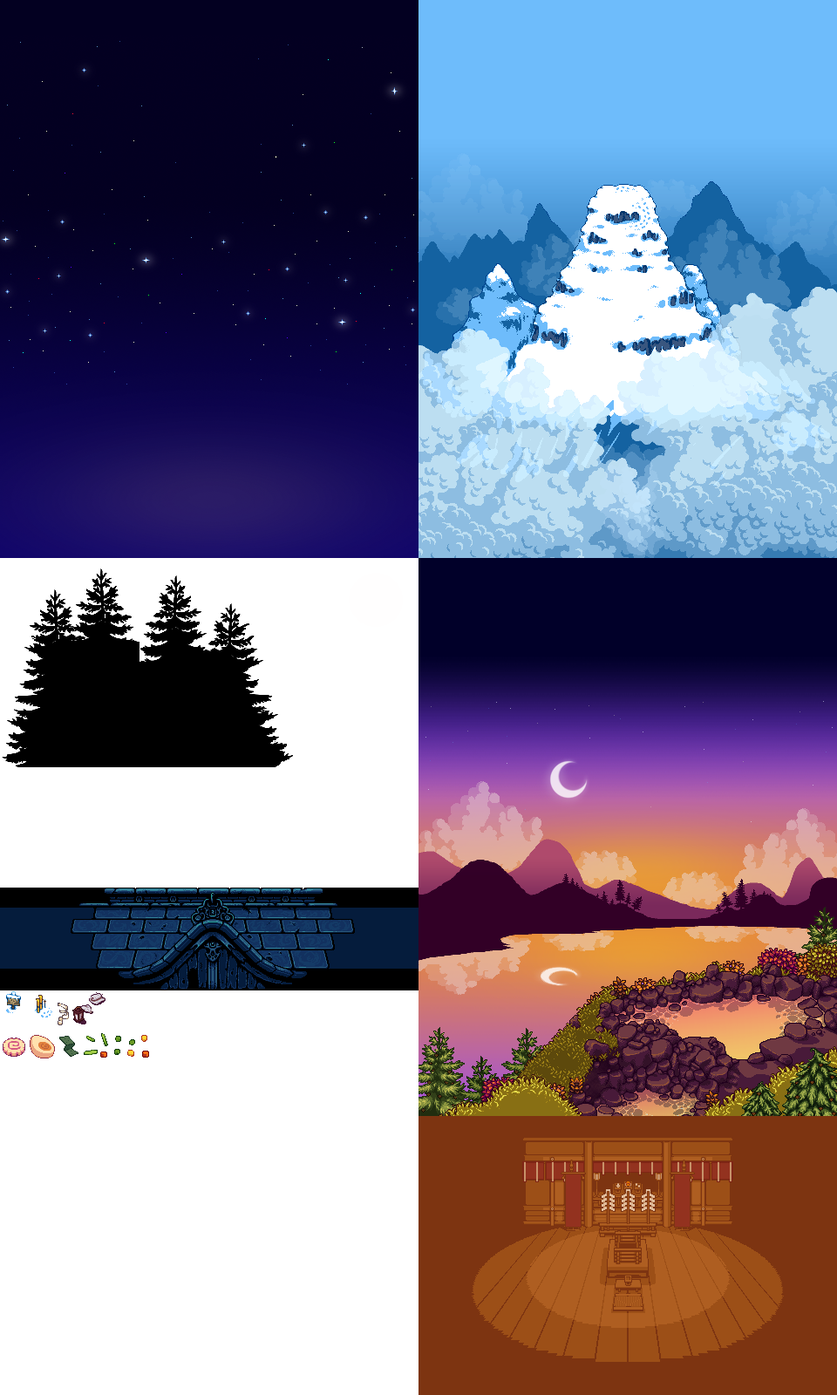
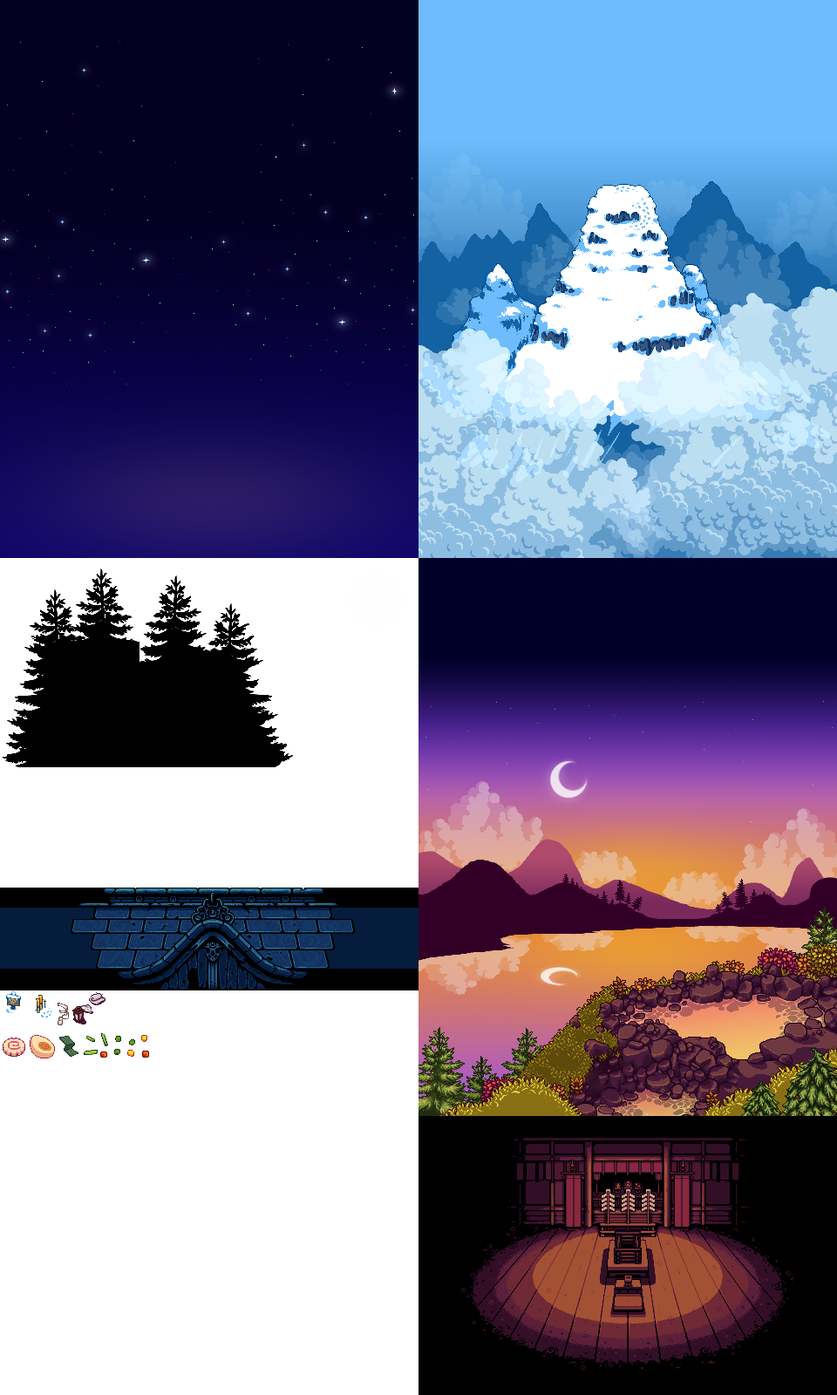
The second 837 × 1395 image is a revision of the first. Changes to its layers:
renamed "Layer 59" to "bonfire", painted on it over [418, 1116, 837, 1395]
